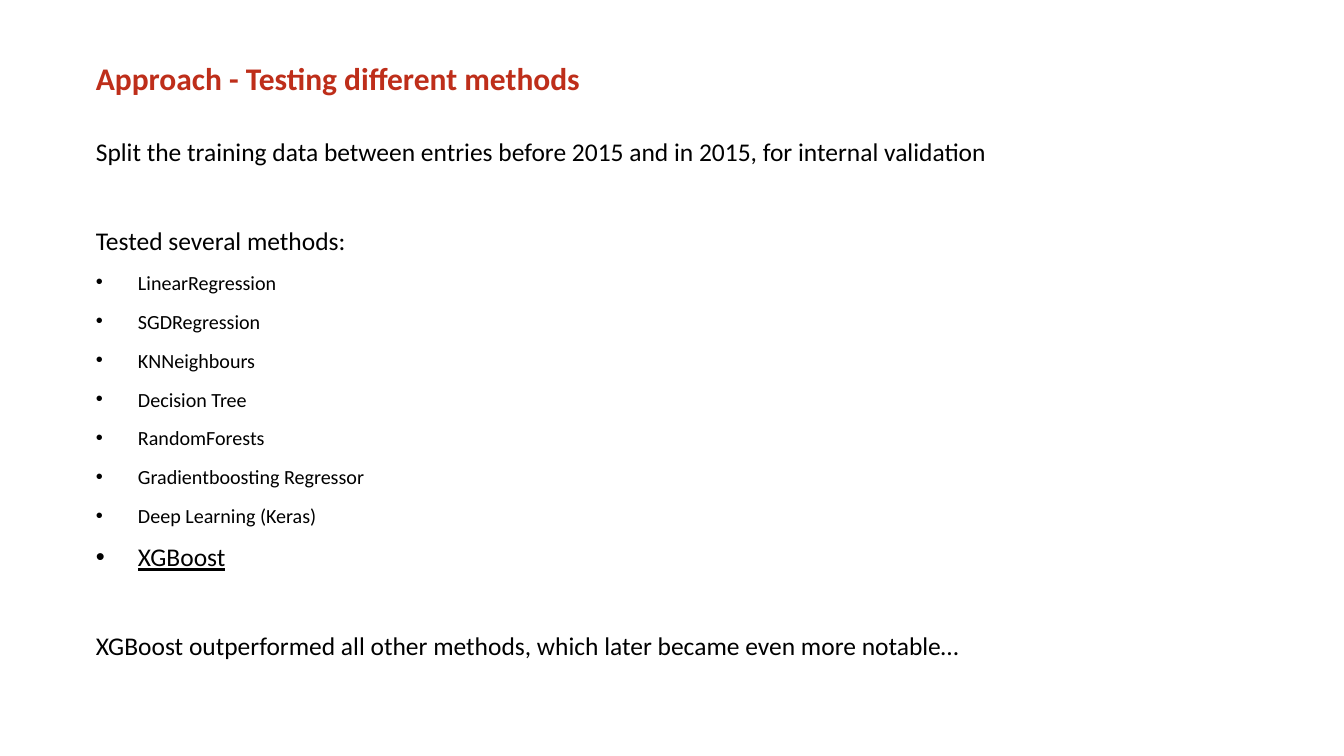
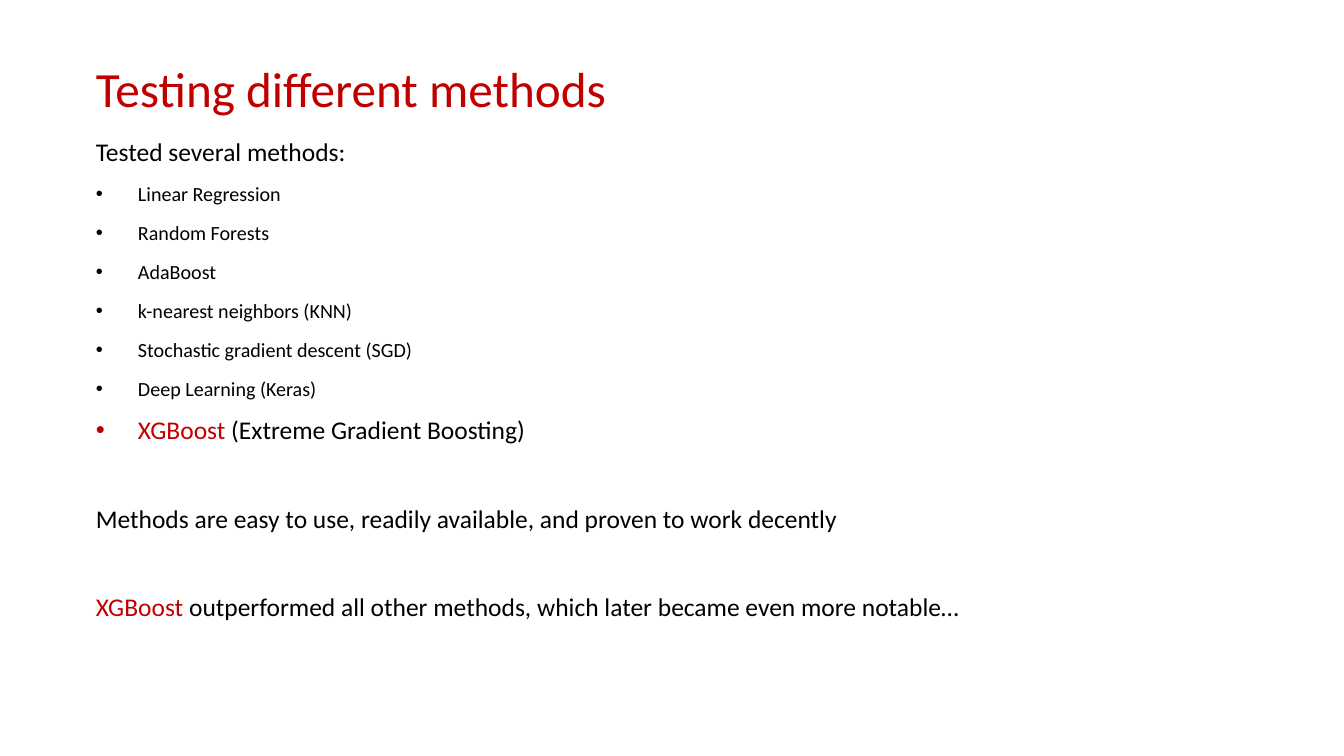
Before and after one commit to mrngm/Classified, a slide deck: slide 6 of presentatie/Classified_MLiP_final_presentation_2.pptx (slide 5 before the commit). Drawn at 1344x756 pixels with LibreOffice and Linux fonts; fonts in the diff are those of the drawing; background and template pictures are left out. Boxes give left, top, right and bottom in pixels: in the first picture for what was removed or moved away, otherwise in the second. Text is boxed around its words. In the diff, an @@ line names an element or a change of style, - is before the commit and + after.

```diff
--- a/presentatie/Classified_MLiP_final_presentation_2.pptx
+++ b/presentatie/Classified_MLiP_final_presentation_2.pptx
@@ title at box(96, 73, 606, 116): text changed; size 32 to 50 pt; text colour #BE2E1A to #C00000; bold off @@
-Approach - Testing different methods
+Testing different methods
@@ text at box(96, 143, 985, 166): paragraph removed @@
-Split the training data between entries before 2015 and in 2015, for internal validation
@@ text at box(138, 187, 412, 361): text changed @@
-• LinearRegression
-• SGDRegression
-• KNNeighbours
-• Decision Tree
-• RandomForests
-• Gradientboosting Regressor
+• Linear Regression
+• Random Forests
+• AdaBoost
+• k-nearest neighbors (KNN)
+• Stochastic gradient descent (SGD)
@@ text at box(96, 420, 837, 532): text changed @@
-• XGBoost
+• XGBoost (Extreme Gradient Boosting)
+Methods are easy to use, readily available, and proven to work decently
@@ text at box(96, 598, 959, 620): text colour #000000 to #C00000 in "XGBoost" @@
```
Also in this commit, not shown: 5 other slides changed, 8 slides added, 5 slides removed, 1 other file.
